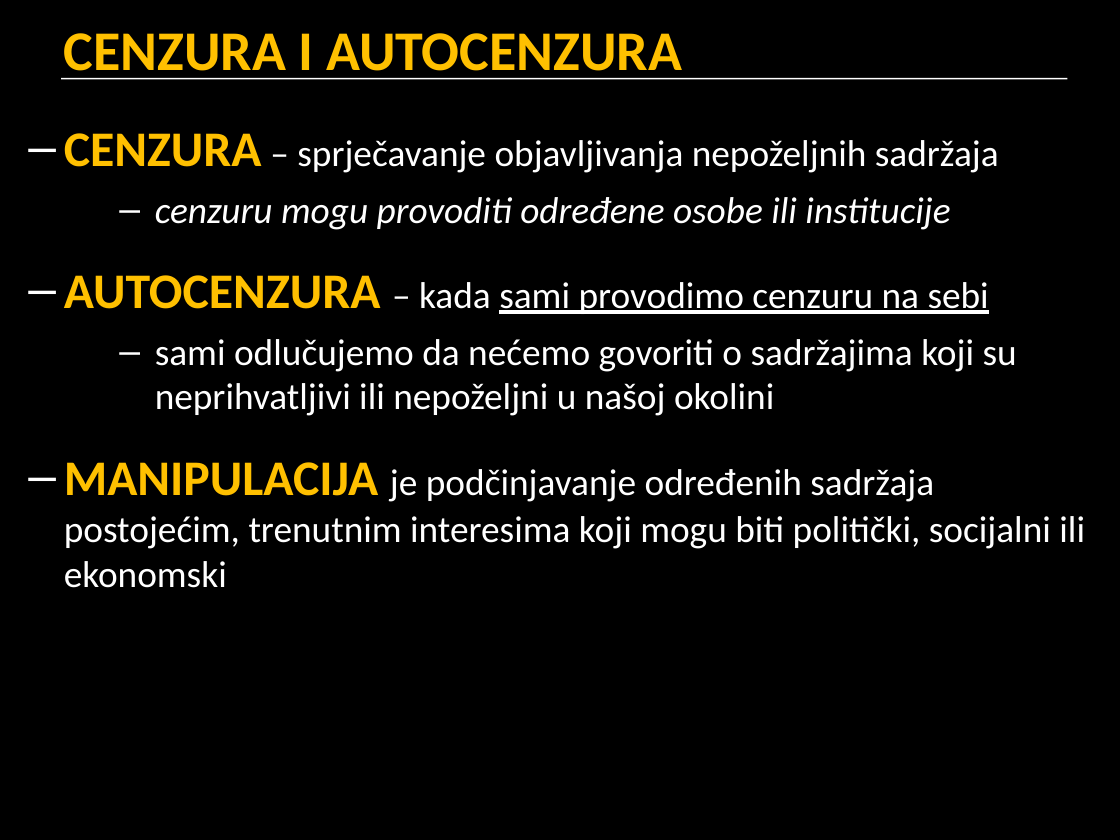
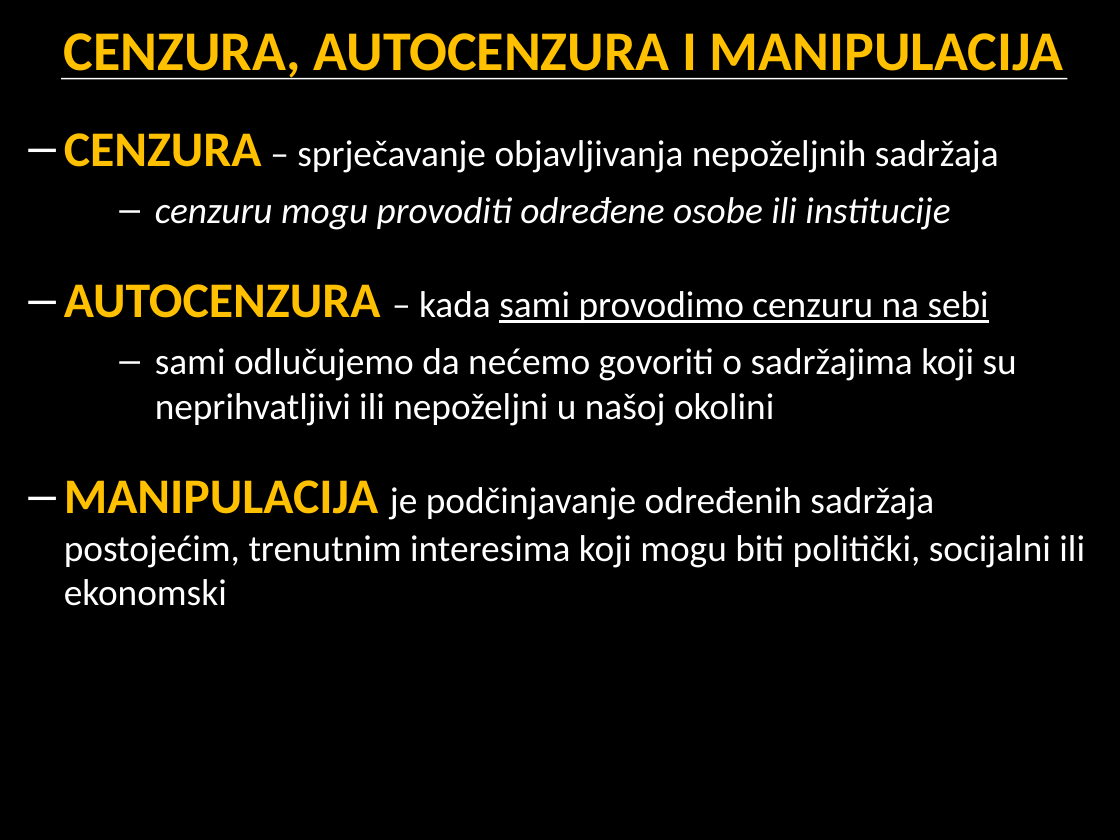
Before and after one commit to cornx/print, a slide deck: slide 34 of data/prezentacije/politika/001_UG_pojam_politike.pptx. Drawn at 1120x840 pixels with LibreOffice and Linux fonts; fonts in the diff are those of the drawing. Boxes give left, top, right and bottom in pixels: in the first picture for what was removed or moved away, otherwise in the second. Text is boxed around its words. In the diff, an @@ line names an element or a change of style, - is before the commit and + after.

```diff
--- a/data/prezentacije/politika/001_UG_pojam_politike.pptx
+++ b/data/prezentacije/politika/001_UG_pojam_politike.pptx
@@ title at [64, 33, 1063, 80]: text changed @@
-CENZURA I AUTOCENZURA
+CENZURA, AUTOCENZURA I MANIPULACIJA
@@ text at [64, 284, 1085, 606]: more space between paragraphs @@
```
Also in this commit, not shown: 1 other slide changed, 1 other file.
